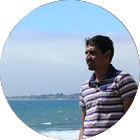
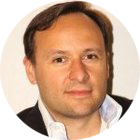
Layered file, before and after one edit (140x140). Changes by layer:
hid "Layer 3" over [0, 0, 140, 140]
hid "Layer 2" over [0, 0, 140, 140]
hid "Layer 1" over [0, 0, 140, 140]
